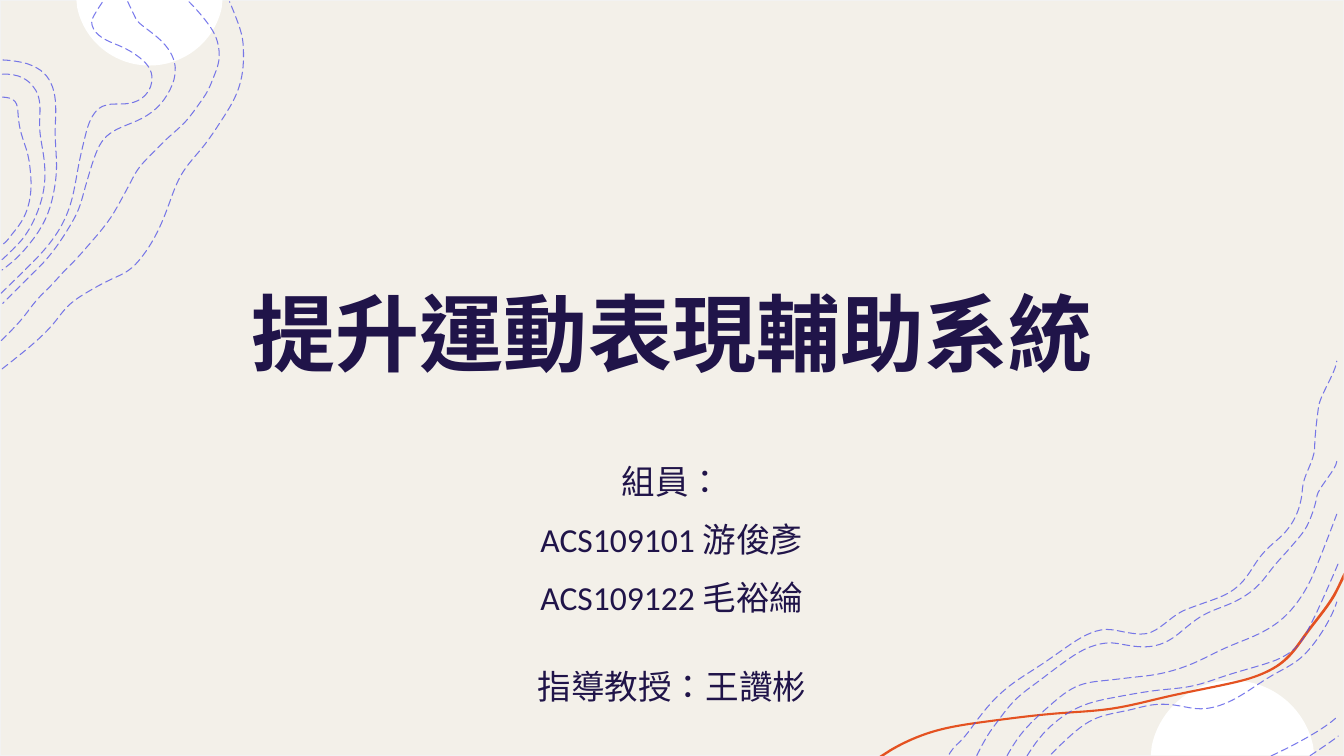
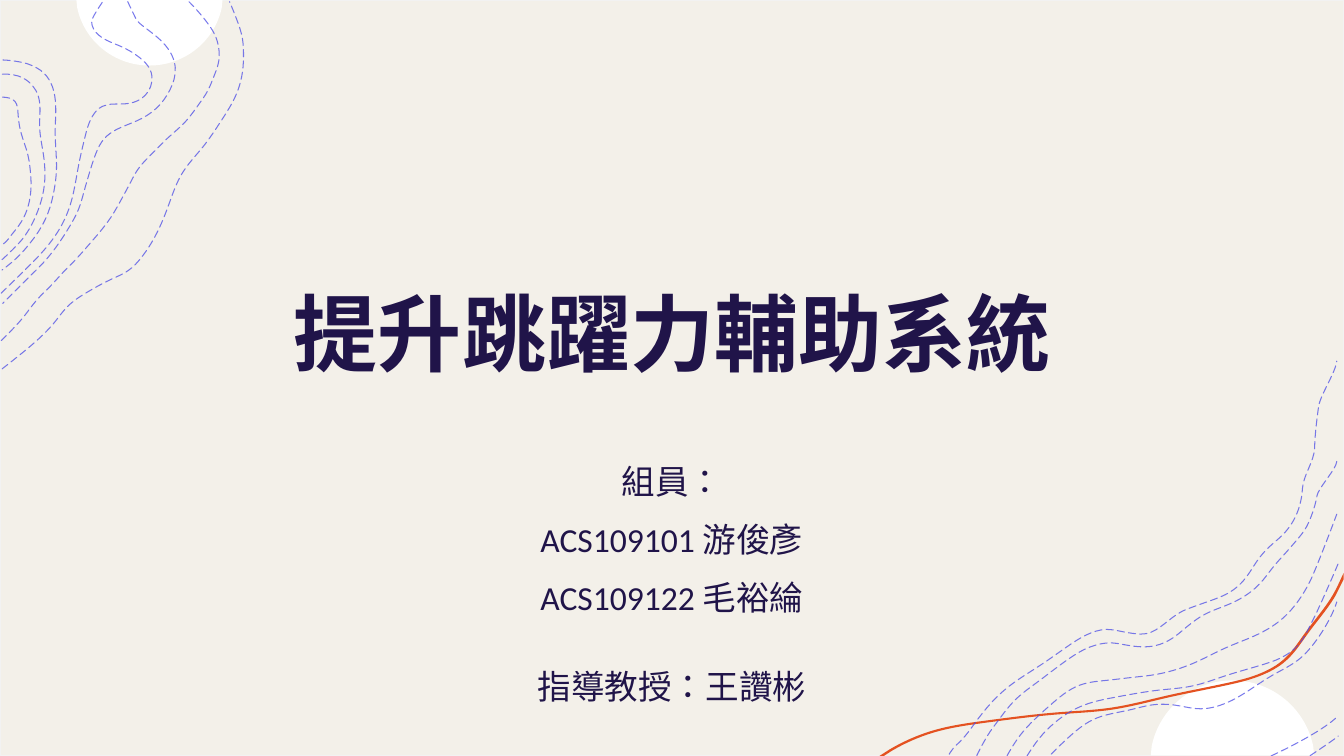
Before and after one commit to mizulun/seatpose-system, a slide deck: slide 1 of 提升運動表現輔助系統.pptx. Drawn at 1344x756 pixels with LibreOffice and Linux fonts; fonts in the diff are those of the drawing. Boxes give left, top, right and bottom in pixels: in the first picture for what was removed or moved away, otherwise in the second. Text is boxed around its words. In the diff, an @@ line names an element or a change of style, - is before the commit and + after.

```diff
--- a/提升運動表現輔助系統.pptx
+++ b/提升運動表現輔助系統.pptx
@@ title at (x1=294, y1=293, x2=1050, y2=373): text changed @@
-提升運動表現輔助系統
+提升跳躍力輔助系統
```
Also in this commit, not shown: 5 other slides changed, 2 slides added.
